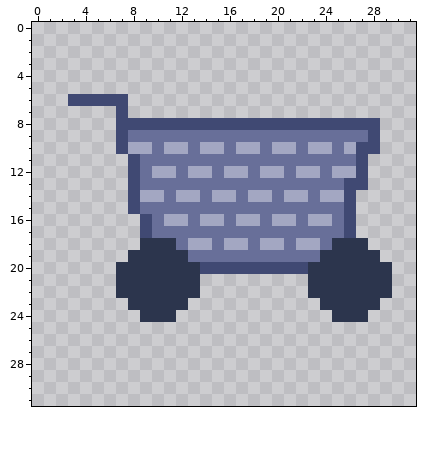
One commit to this pixel-art file: Assets/Sprites/UI/buy.aseprite. That is the earlier state.
32x32 pixels, 1 frame.
After:
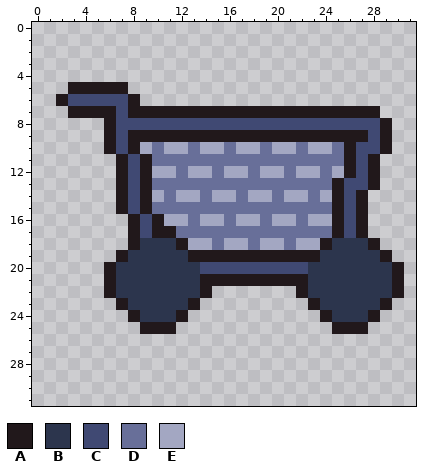
Palette (. is transparent): A #21181b  B #2c354d  C #404973  D #686f99  E #a3a7c2
Change:
--- layer "Layer 2"
@@ x 0..31 @@
  4 ................................
- 5 ................................
- 6 ...CCCCC........................
- 7 .......C........................
- 8 .......CCCCCCCCCCCCCCCCCCCCCC...
- 9 .......CDDDDDDDDDDDDDDDDDDDDC...
-10 .......CEEDEEDEEDEEDEEDEEDECC...
-11 ........CDDDDDDDDDDDDDDDDDDC....
-12 ........CDEEDEEDEEDEEDEEDEEC....
-13 ........CDDDDDDDDDDDDDDDDDCC....
-14 ........CEEDEEDEEDEEDEEDEEC.....
-15 ........CDDDDDDDDDDDDDDDDDC.....
-16 .........CDEEDEEDEEDEEDEEDC.....
-17 .........CDDDDDDDDDDDDDDDDC.....
-18 .........BBBDEEDEEDEEDEEDBBB....
-19 ........BBBBBDDDDDDDDDDDBBBBB...
-20 .......BBBBBBBCCCCCCCCCBBBBBBB..
-21 .......BBBBBBB.........BBBBBBB..
-22 .......BBBBBBB.........BBBBBBB..
-23 ........BBBBB...........BBBBB...
-24 .........BBB.............BBB....
-25 ................................
+ 5 ...AAAAA........................
+ 6 ..ACCCCCA.......................
+ 7 ...AAAACAAAAAAAAAAAAAAAAAAAAA...
+ 8 ......ACCCCCCCCCCCCCCCCCCCCCCA..
+ 9 ......ACAAAAAAAAAAAAAAAAAAAACA..
+10 ......ACAEDEEDEEDEEDEEDEEDACCA..
+11 .......ACADDDDDDDDDDDDDDDDACA...
+12 .......ACAEEDEEDEEDEEDEEDEACA...
+13 .......ACADDDDDDDDDDDDDDDACCA...
+14 .......ACAEDEEDEEDEEDEEDEACA....
+15 .......ACADDDDDDDDDDDDDDDACA....
+16 ........ACAEEDEEDEEDEEDEEACA....
+17 ........ACAADDDDDDDDDDDDDACA....
+18 ........ABBBAEEDEEDEEDEEABBBA...
+19 .......ABBBBBAAAAAAAAAAABBBBBA..
+20 ......ABBBBBBBCCCCCCCCCBBBBBBBA.
+21 ......ABBBBBBBAAAAAAAAABBBBBBBA.
+22 ......ABBBBBBBA.......ABBBBBBBA.
+23 .......ABBBBBA.........ABBBBBA..
+24 ........ABBBA...........ABBBA...
+25 .........AAA.............AAA....
 26 ................................
